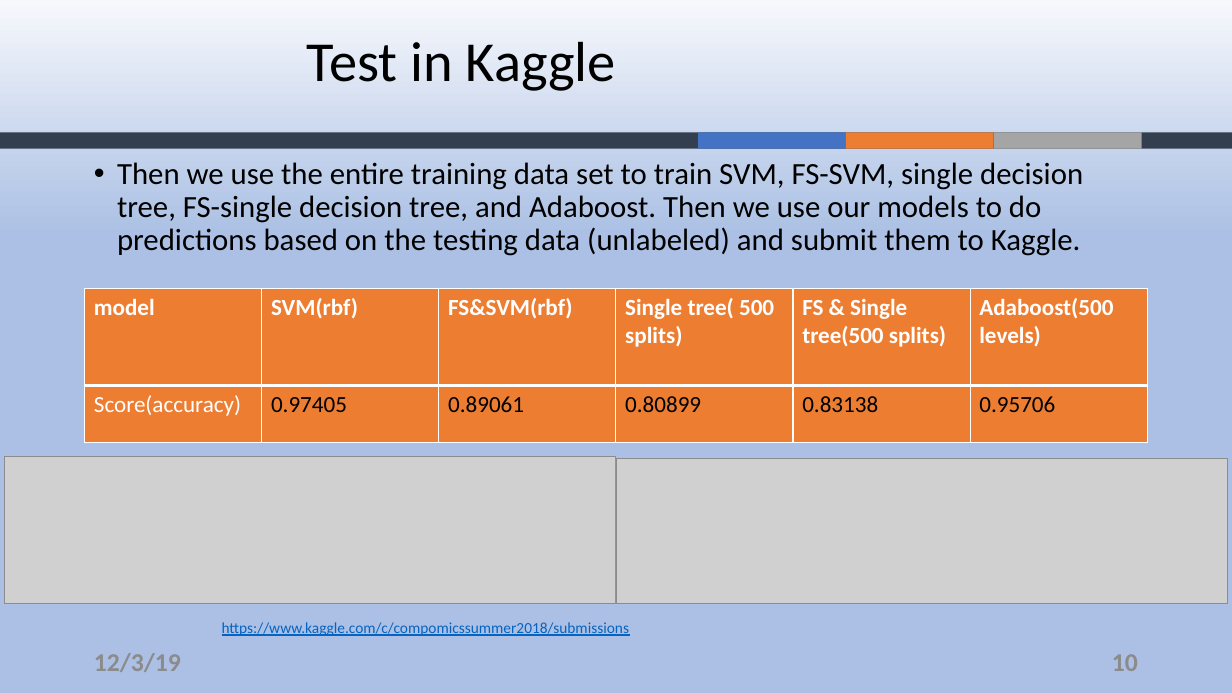
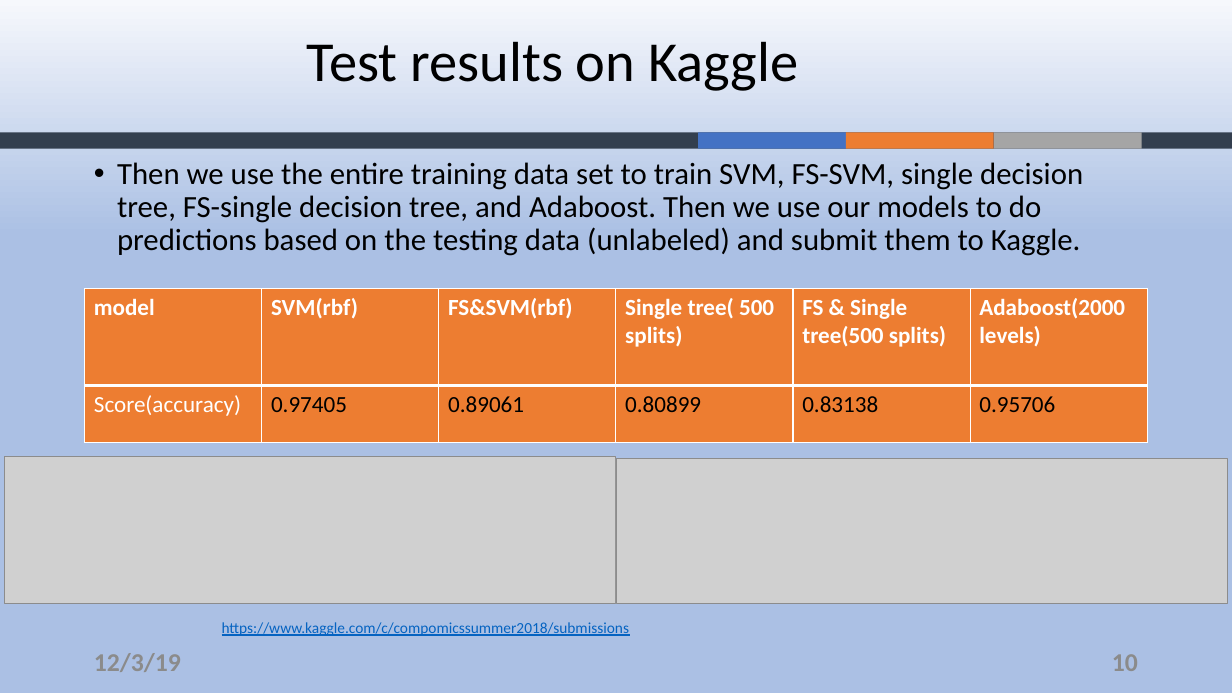
Before and after one commit to ZouYao0720/final-project-, a slide deck: slide 10 of final-presentation.pptx. Drawn at 1232x693 pixels with LibreOffice and Linux fonts; fonts in the diff are those of the drawing; grey boxes stand for pictures; background and template pictures are left out. Boxes give left, top, right and bottom in pixels: in the first picture for what was removed or moved away, otherwise in the second. Text is boxed around its words. In the diff, an @@ line names an element or a change of style, - is before the commit and + after.

```diff
--- a/final-presentation.pptx
+++ b/final-presentation.pptx
@@ title at <box>307,41,798,91</box>: text changed @@
-Test in Kaggle
+Test results on Kaggle
@@ table at <box>85,289,1150,443</box> @@
-row 1, column 6: Adaboost(500 levels)
+row 1, column 6: Adaboost(2000 levels)
```
Also in this commit, not shown: 5 other slides changed.
